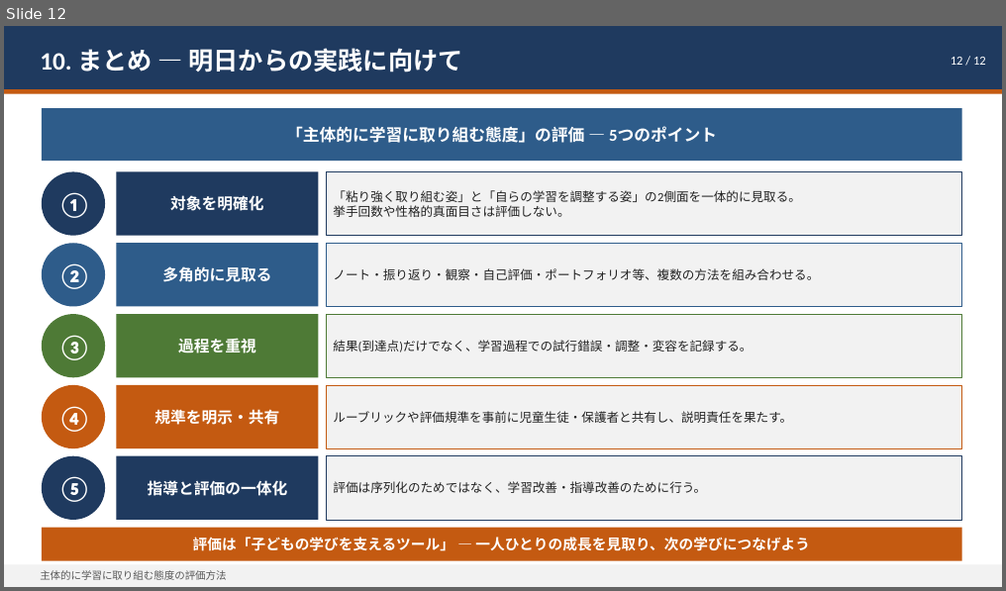
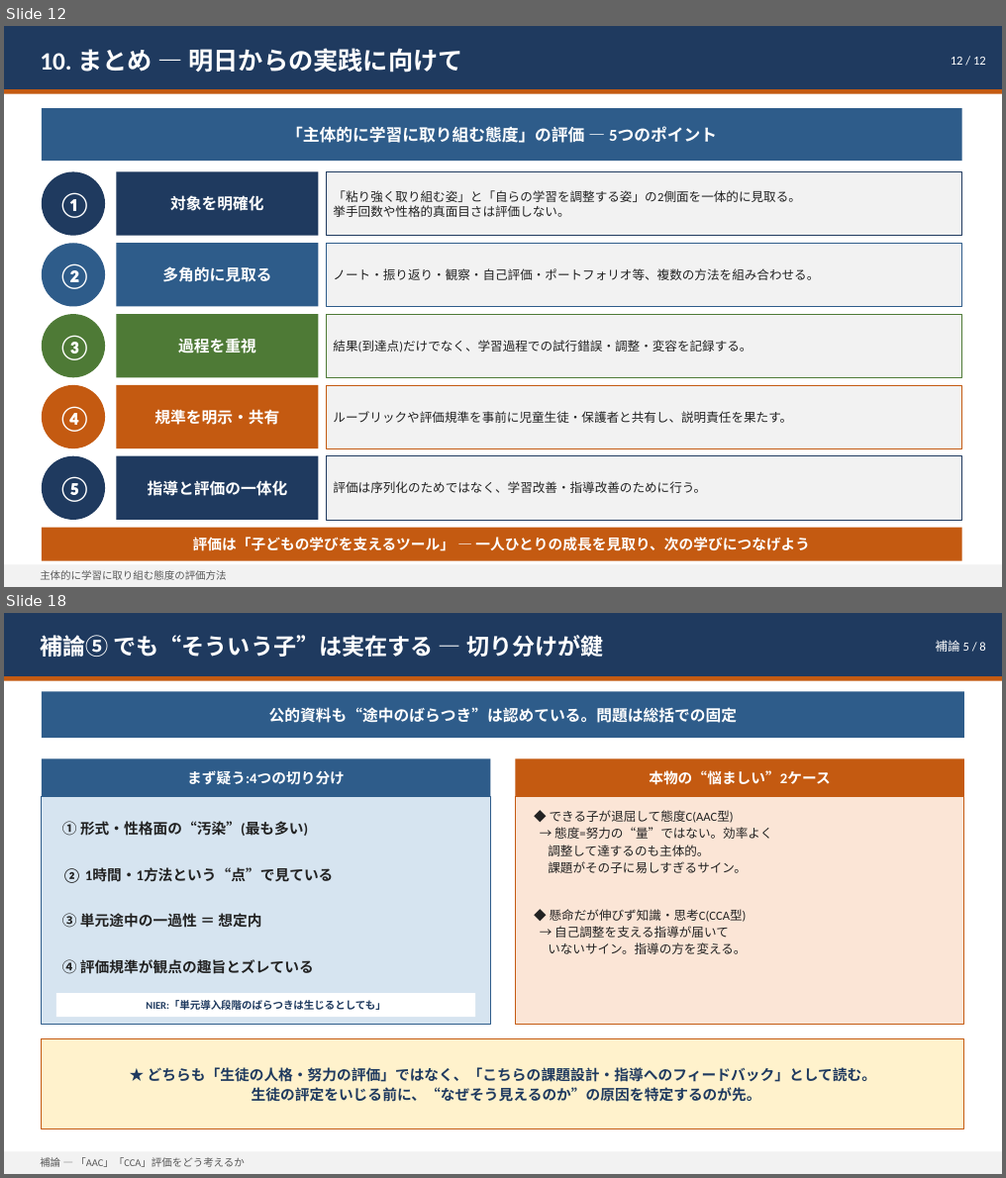
Before and after one commit to contynet730-star/con30, a slide deck: 主体的に学習に取り組む態度の評価方法.pptx. Shown one above the other, each under a label of ours: slide 12 before the commit, slides 12 and 18 after it; the slides between them are not shown. The pictures are 1006x591 and 1006x1178 pixels, drawn with LibreOffice and Linux fonts; fonts in the diff are those of the drawing. Boxes give left, top, right and bottom in pixels: in the first picture for what was removed or moved away, otherwise in the second. Text is boxed around its words. In the diff, an @@ line names an element or a change of style, - is before the commit and + after.

```diff
--- a/主体的に学習に取り組む態度の評価方法.pptx
+++ b/主体的に学習に取り組む態度の評価方法.pptx
@@ slide 18 added at [4, 613, 1002, 1174], background #FFFFFF @@
@@ rectangle added at [4, 613, 1002, 676], fill #1F3A5F @@
@@ text added at [40, 635, 603, 657], 22 pt, text #FFFFFF, bold @@
+補論⑤ でも“そういう子”は実在する ― 切り分けが鍵
@@ text added at [936, 640, 985, 652], 12 pt, text #FFFFFF @@
+補論 5 / 8
@@ rectangle added at [4, 676, 1002, 681], fill #C45A11 @@
@@ rectangle added at [42, 691, 964, 738], fill #2E5C8A, 15 pt, text #FFFFFF, bold @@
+公的資料も“途中のばらつき”は認めている。問題は総括での固定
@@ rectangle added at [42, 759, 491, 796], fill #2E5C8A, 14 pt, text #FFFFFF, bold @@
+まず疑う:4つの切り分け
@@ rectangle added at [515, 759, 964, 796], fill #C45A11, 14 pt, text #FFFFFF, bold @@
+本物の“悩ましい”2ケース
@@ rectangle added at [42, 796, 491, 1025], fill #D6E4F0, outline #2E5C8A 1 pt @@
@@ rectangle added at [515, 796, 964, 1025], fill #FBE5D6, outline #C45A11 1 pt @@
@@ text added at [548, 810, 772, 873], 12 pt, text #222222 @@
+◆ できる子が退屈して態度C(AAC型)
+→ 態度=努力の“量”ではない。効率よく
+調整して達するのも主体的。
+課題がその子に易しすぎるサイン。
@@ text added at [62, 821, 308, 836], 14 pt, text #222222, bold @@
+① 形式・性格面の“汚染”(最も多い)
@@ text added at [62, 867, 334, 883], 14 pt, text #222222, bold @@
+② 1時間・1方法という“点”で見ている
@@ text added at [548, 909, 746, 955], 12 pt, text #222222 @@
+◆ 懸命だが伸びず知識・思考C(CCA型)
+→ 自己調整を支える指導が届いて
+いないサイン。指導の方を変える。
@@ text added at [62, 913, 261, 928], 14 pt, text #222222, bold @@
+③ 単元途中の一過性 ＝ 想定内
@@ text added at [62, 959, 314, 974], 14 pt, text #222222, bold @@
+④ 評価規準が観点の趣旨とズレている
@@ rectangle added at [56, 993, 475, 1017], fill #FFFFFF, 10 pt, text #1F3A5F, bold @@
+NIER:「単元導入段階のばらつきは生じるとしても」
@@ rectangle added at [42, 1040, 964, 1130], fill #FFF2CC, outline #C45A11 1 pt, 14 pt, text #1F3A5F, bold @@
+★ どちらも「生徒の人格・努力の評価」ではなく、「こちらの課題設計・指導へのフィードバック」として読む。
+生徒の評定をいじる前に、“なぜそう見えるのか”の原因を特定するのが先。
@@ rectangle added at [4, 1152, 1002, 1174], fill #F2F2F2 @@
@@ text added at [40, 1157, 245, 1167], 10 pt, text #595959 @@
+補論 ― 「AAC」「CCA」評価をどう考えるか
```
Also in this commit, not shown: 8 other slides added.
